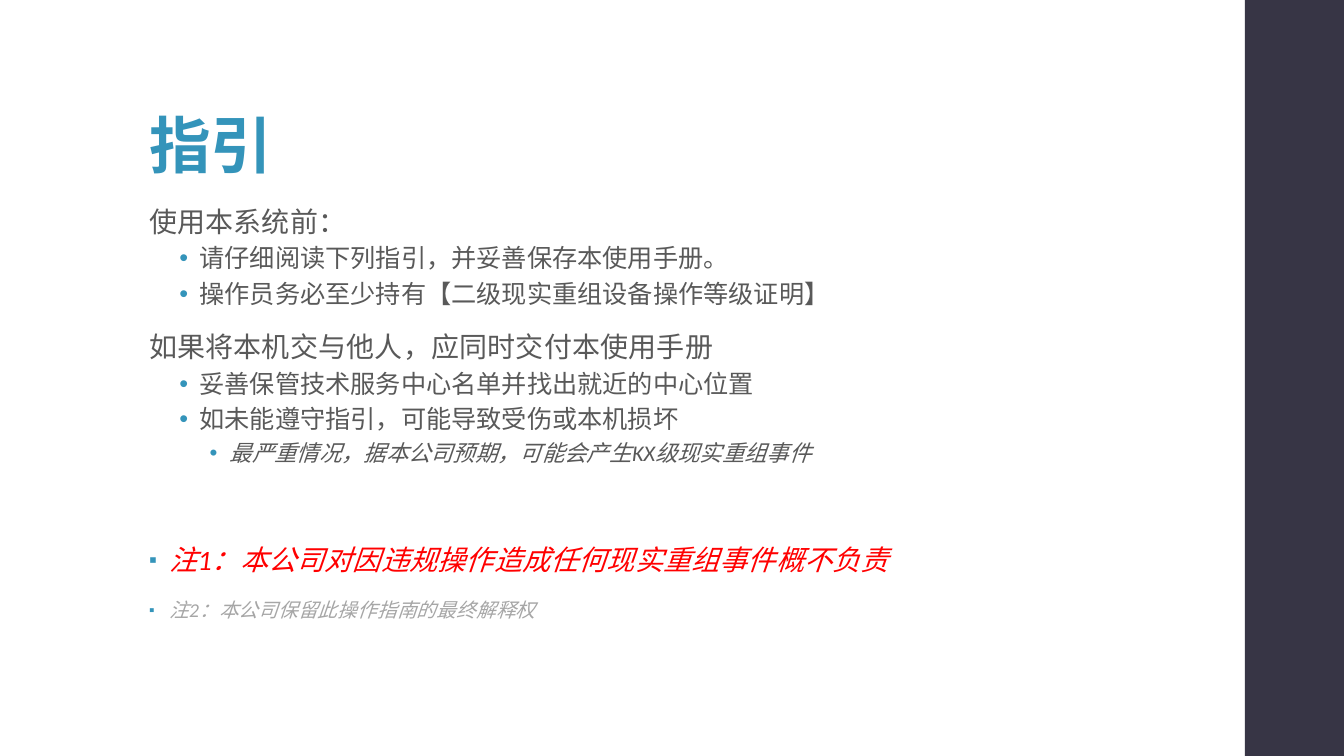
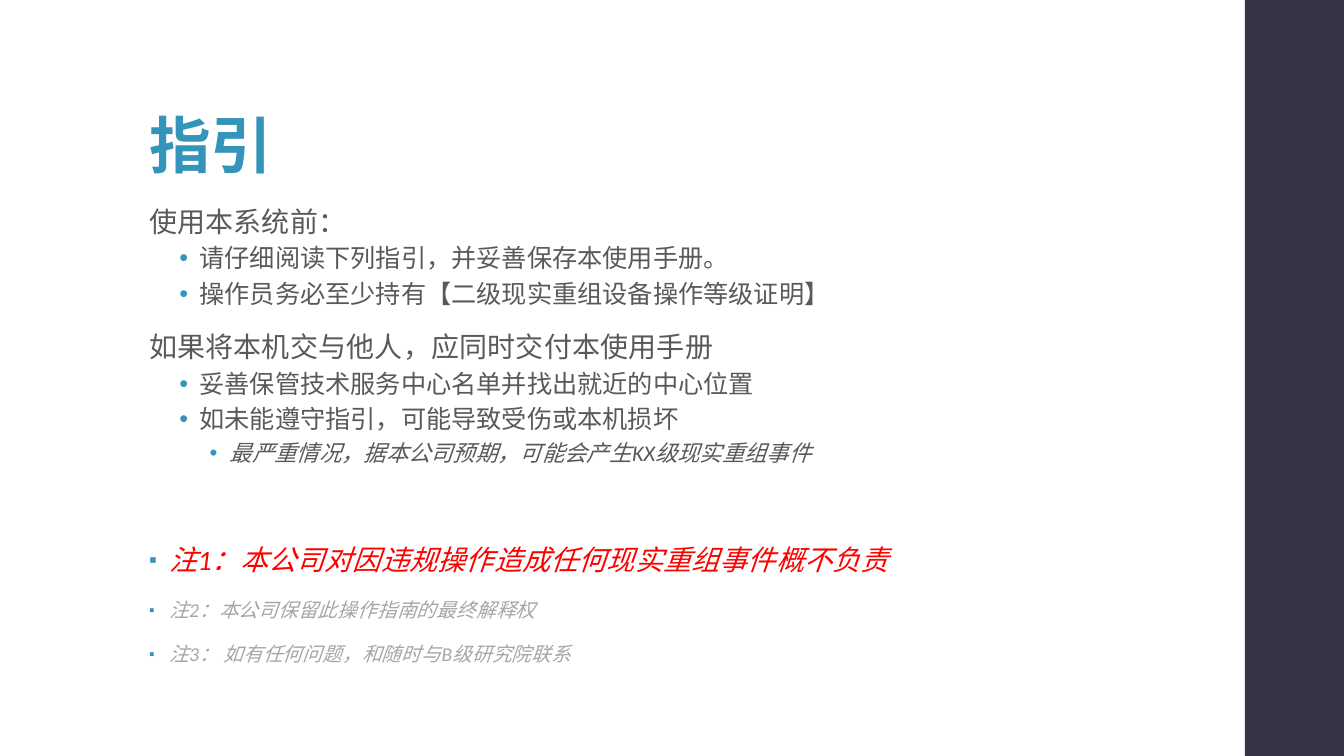
Before and after one commit to syx007/GamePlayGround, a slide deck: slide 3 of document/ROOT 操作指南.pptx. Drawn at 1344x756 pixels with LibreOffice and Linux fonts; fonts in the diff are those of the drawing. Boxes give left, top, right and bottom in pixels: in the first picture for what was removed or moved away, otherwise in the second. Text is boxed around its words. In the diff, an @@ line names an element or a change of style, - is before the commit and + after.

```diff
--- a/document/ROOT 操作指南.pptx
+++ b/document/ROOT 操作指南.pptx
@@ text at (x1=169, y1=645, x2=442, y2=663): paragraph added @@
+▪ 注3： 如有任何问题，和随时与B级研究院联系
```
Also in this commit, not shown: 1 other slide changed.
